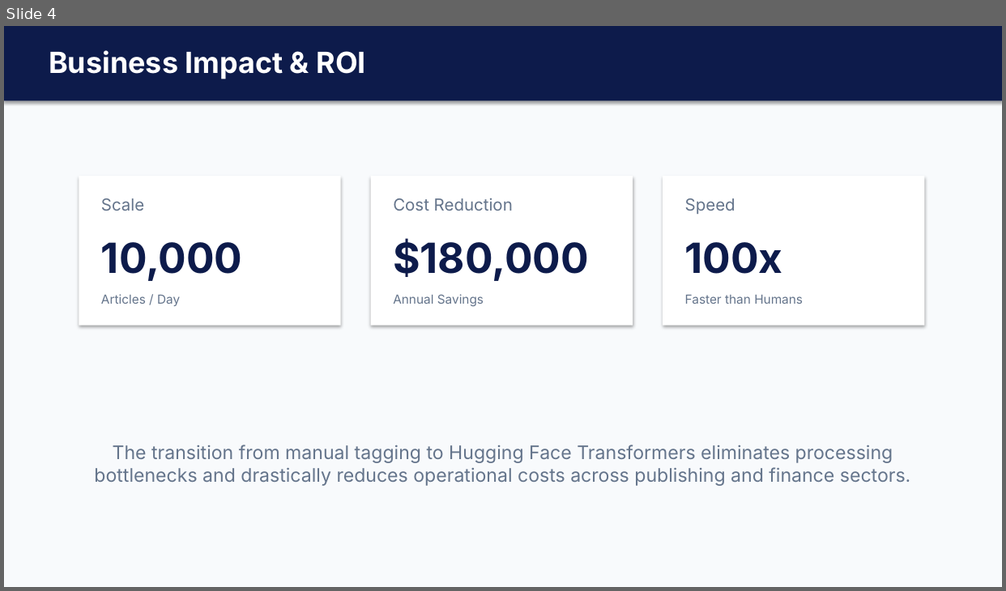
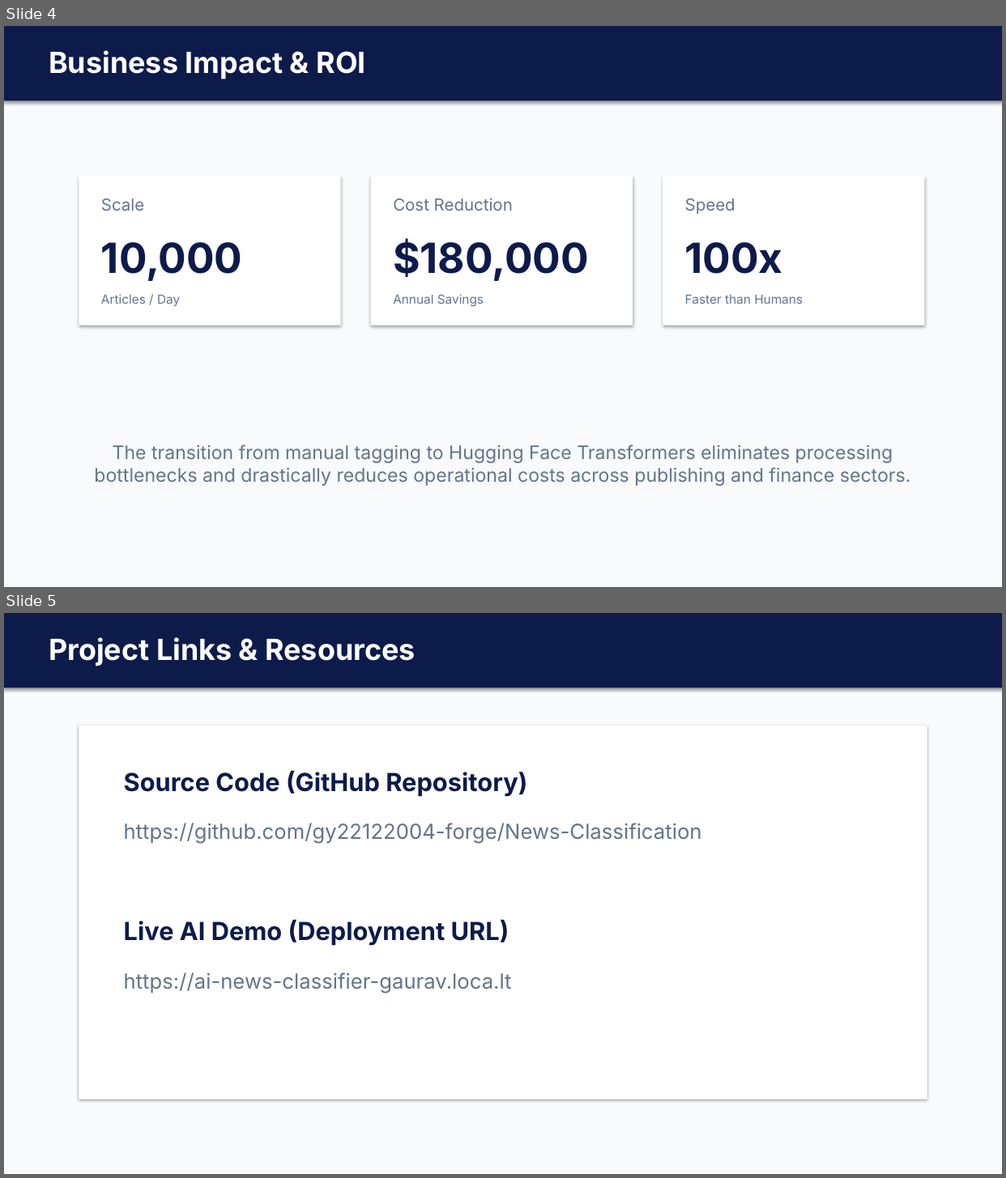
Before and after one commit to gy22122004-forge/News-Classification, a slide deck: News_Classification_Short.pptx. Shown one above the other, each under a label of ours: slide 4 before the commit, slides 4 and 5 after it. The pictures are 1006x591 and 1006x1178 pixels, drawn with LibreOffice and Linux fonts; fonts in the diff are those of the drawing. Boxes give left, top, right and bottom in pixels: in the first picture for what was removed or moved away, otherwise in the second. Text is boxed around its words. In the diff, an @@ line names an element or a change of style, - is before the commit and + after.

Commit message:
Update PPT with Project Links and Resources slide

```diff
--- a/News_Classification_Short.pptx
+++ b/News_Classification_Short.pptx
@@ slide 5 added at (4, 613, 1002, 1174), background #FFFFFF @@
@@ rectangle added at (4, 613, 1002, 1174), fill #F8FAFC @@
@@ rectangle added at (4, 613, 1002, 688), fill #0D1B4B @@
@@ text added at (49, 637, 415, 666), 28 pt, text #FFFFFF, bold @@
+Project Links & Resources
@@ rectangle added at (79, 726, 927, 1100), fill #FFFFFF @@
@@ text added at (124, 770, 527, 796), 24 pt, text #0D1B4B, bold @@
+Source Code (GitHub Repository)
@@ text added at (124, 823, 702, 844), 20 pt, text #64748B @@
+https://github.com/gy22122004-forge/News-Classification
@@ text added at (124, 919, 509, 946), 24 pt, text #0D1B4B, bold @@
+Live AI Demo (Deployment URL)
@@ text added at (124, 973, 512, 994), 20 pt, text #64748B @@
+https://ai-news-classifier-gaurav.loca.lt
```
Also in this commit, not shown: 1 other file.
